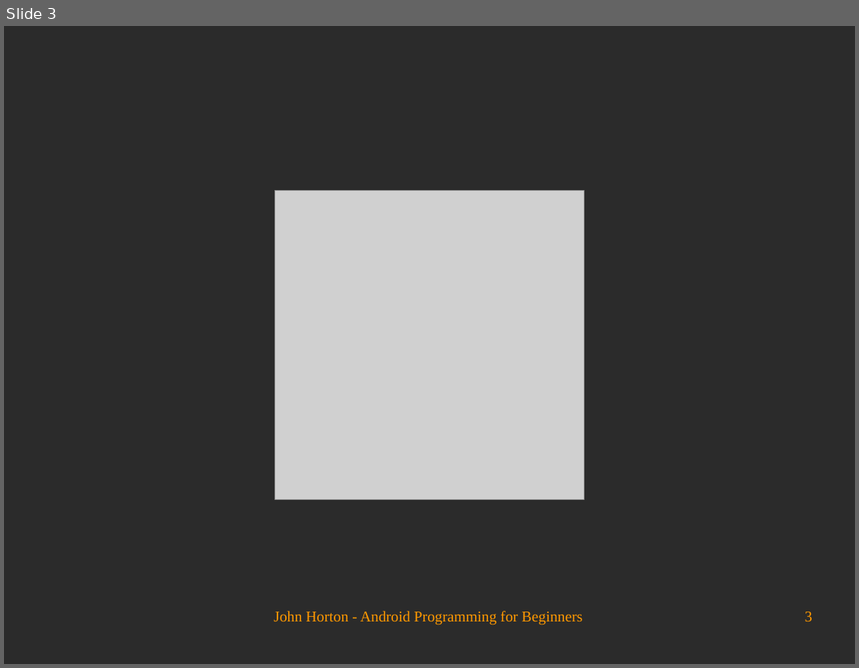
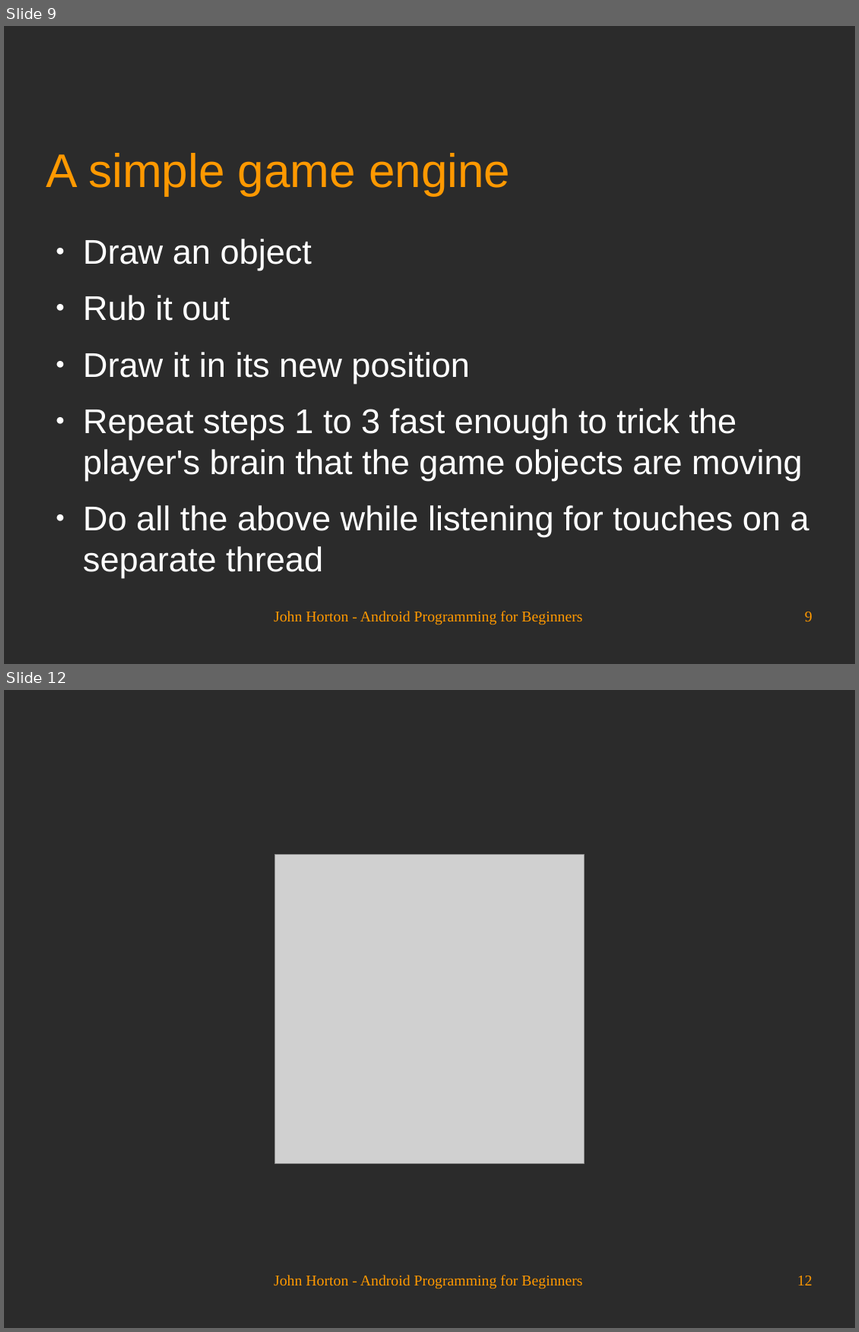
Before and after one commit to Academy-Soft-Intellect/Android-Programming-for-Beginners, a slide deck: 28_Threads_Touches_Drawing_and_a_Simple_Game.odp. Shown one above the other, each under a label of ours: slide 3 before the commit, slides 9 and 12 after it; the slides between them are not shown. The pictures are 859x668 and 859x1332 pixels, drawn with LibreOffice and Linux fonts; fonts in the diff are those of the drawing; grey boxes stand for pictures; background and template pictures are left out; a plain dark background stands for a picture behind light text. Boxes give left, top, right and bottom in pixels: in the first picture for what was removed or moved away, otherwise in the second. Text is boxed around its words. In the diff, an @@ line names an element or a change of style, - is before the commit and + after.

```diff
--- a/28_Threads_Touches_Drawing_and_a_Simple_Game.odp
+++ b/28_Threads_Touches_Drawing_and_a_Simple_Game.odp
@@ slide 9 added at [4, 26, 855, 664], background picture (left out) @@
@@ title added at [47, 153, 510, 195], 44 pt, text #FF9900 @@
+A simple game engine
@@ text added at [83, 239, 810, 579], 32 pt, text #FFFFFF @@
+● Draw an object
+● Rub it out
+● Draw it in its new position
+● Repeat steps 1 to 3 fast enough to trick the player's brain that the game objects are moving
+● Do all the above while listening for touches on a separate thread
@@ text added at [274, 611, 582, 626], 14 pt, text #FF9900 @@
+John Horton - Android Programming for Beginners
@@ page number added at [805, 612, 813, 622], 14 pt, text #FF9900 @@
+9
@@ what was slide 3 is now slide 12 @@
@@ page number at [797, 1276, 813, 1286]: text changed @@
-3
+12
```
Also in this commit, not shown: 2 slides changed, 8 other slides added.
